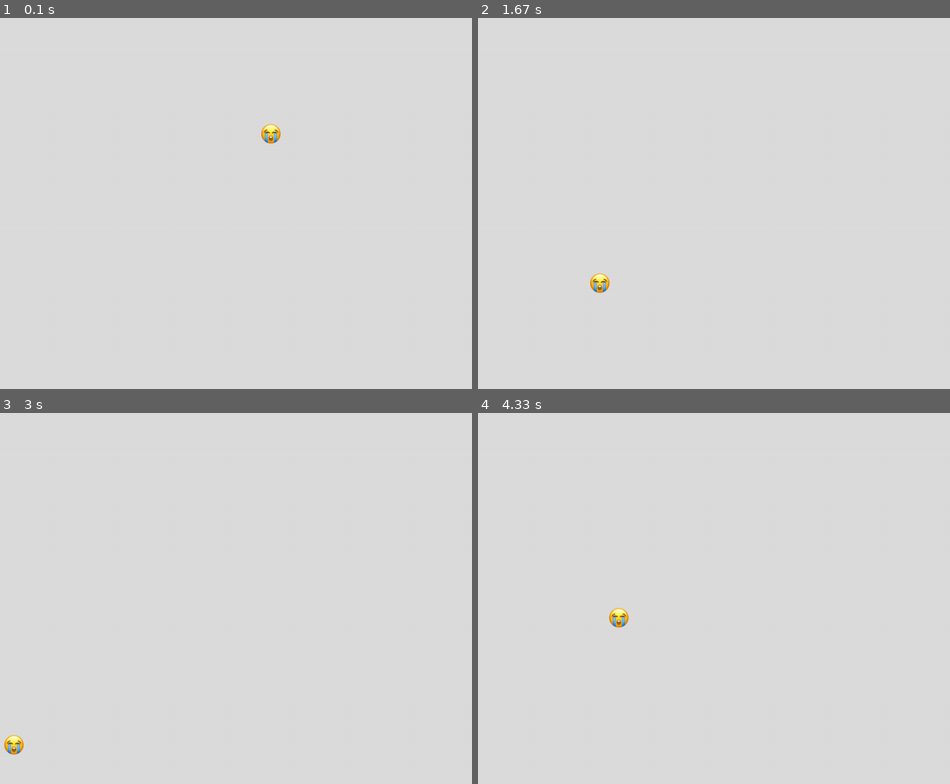
Above: before the commit, frames 1-4 (two rows, left to right).
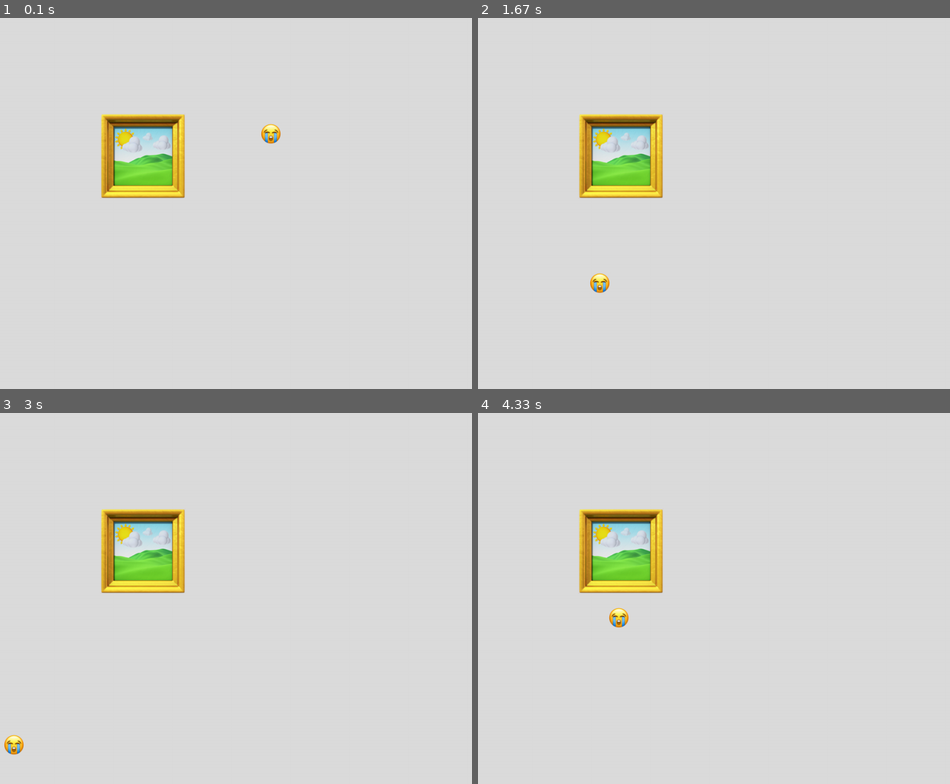
Above: after the commit, the same moments.

Repository: datadiego/wall_of_pygame
Game: pygame game, started from main.py
Two runs of this game, one before a commit and one after it. Both use one fixed random seed, a clock stepped at 60 frames per second and the inputs below.
Inputs:
- Up to frame 1 (0.1 s): no input
- Up to frame 2 (1.67 s): no input
- Up to frame 3 (3 s): no input
- Up to frame 4 (4.33 s): no input

The runs differ from the first frame. In frame 1, 3.6% of the frame differs, in the area x 21-40%, y 25-49%; in frame 2, 3.6%; in frame 3, 3.6%; in frame 4, 3.6%.

Commit message:
feat: añadida clase Imagen_estatica

Diff:
--- a/main.py
+++ b/main.py
@@ -1,6 +1,7 @@
 import pygame as pg
 from resources import WIDTH, HEIGHT
 from resources.emoji import Emoji
+from resources.imagen_estatica import Imagen_estatica
 
 class Animacion:
     def __init__(self):
@@ -8,6 +9,7 @@
         self.pantalla = pg.display.set_mode((WIDTH, HEIGHT))
         #Podemos empezar a crear nuestros objetos aqui:
         self.emoji = Emoji(self.pantalla)
+        self.test = Imagen_estatica(self.pantalla, 200, 200, "emoji3.png")
         self.clock = pg.time.Clock()
 
     def bucle(self):
@@ -20,17 +22,22 @@
                 if evento.type == pg.QUIT:
                     loop = False
             #Aqui situaremos nuestros objetos y sus metodos
-            self.emoji_ani()
+            self.pantalla.fill((220,220,220))
+            self.capa_0()
+            self.capa_1()
+
 
             #Termina nuestro loop
             pg.display.flip()
             self.clock.tick(60)
 
-    def emoji_ani(self):
-        self.pantalla.fill((220,220,220))
+    def capa_0(self):
+        self.test.mostrar()
+
+    def capa_1(self):
         self.emoji.mover()
         self.emoji.muestra()
-        pass
+
 
 wall_of_pygame = Animacion()
 wall_of_pygame.bucle()
--- a/resources/__init__.py
+++ b/resources/__init__.py
@@ -1,2 +1,6 @@
+import pygame as pg
+import random
+import os
+
 WIDTH = 1080
 HEIGHT = 720
--- a/resources/emoji.py
+++ b/resources/emoji.py
@@ -1,9 +1,8 @@
-import pygame as pg
-import random
+from . import *
 randint = random.randint
-import os
 
-from . import WIDTH, HEIGHT
+
+
 
 class Emoji:
     def __init__(self, pantalla):
--- /dev/null
+++ b/resources/imagen_estatica.py
@@ -0,0 +1,13 @@
+from . import *
+randint = random.randint
+
+class Imagen_estatica:
+    def __init__(self, pantalla, x, y, nombre_imagen):
+        self.pantalla = pantalla
+        self.nombre_img = nombre_imagen
+        self.img = pg.image.load(os.path.join("resources", "img", self.nombre_img))
+        self.x = x
+        self.y = y
+
+    def mostrar(self):
+        self.pantalla.blit(self.img, (self.x, self.y))
Binary file added: resources/img/emoji3.png
